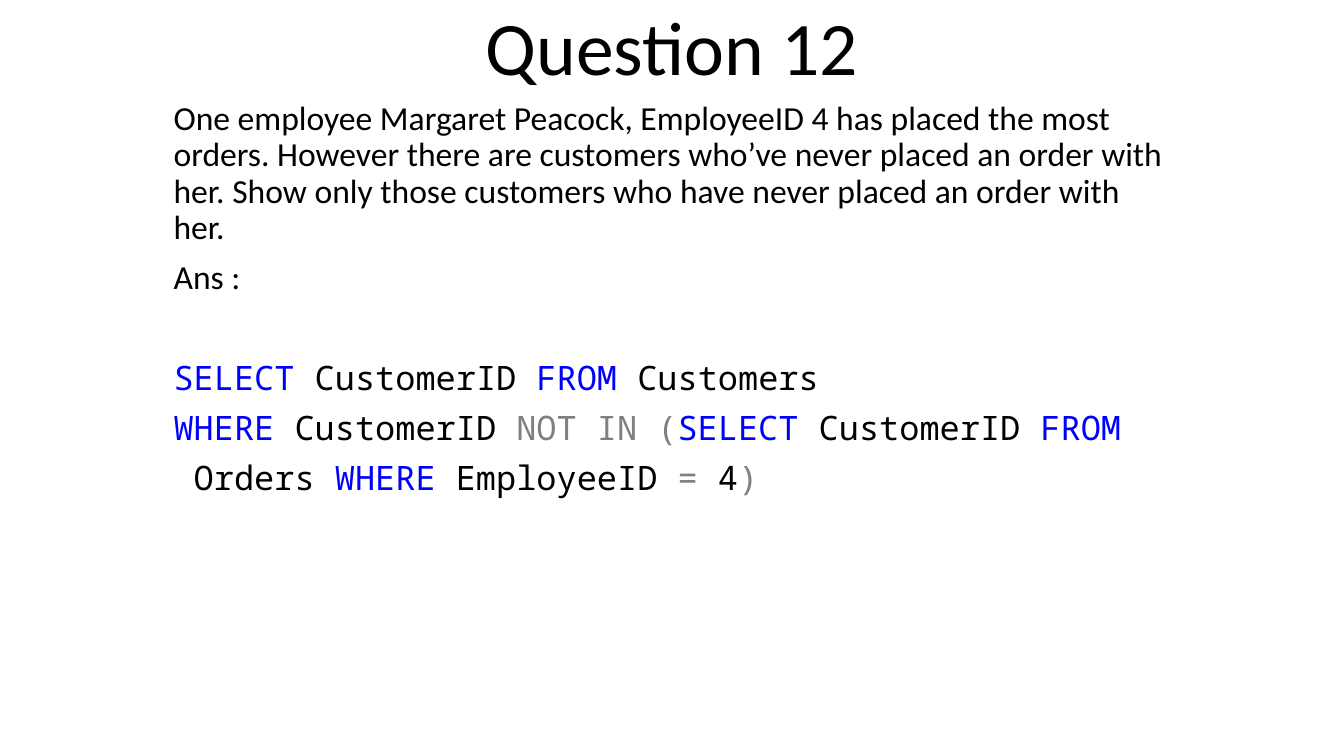
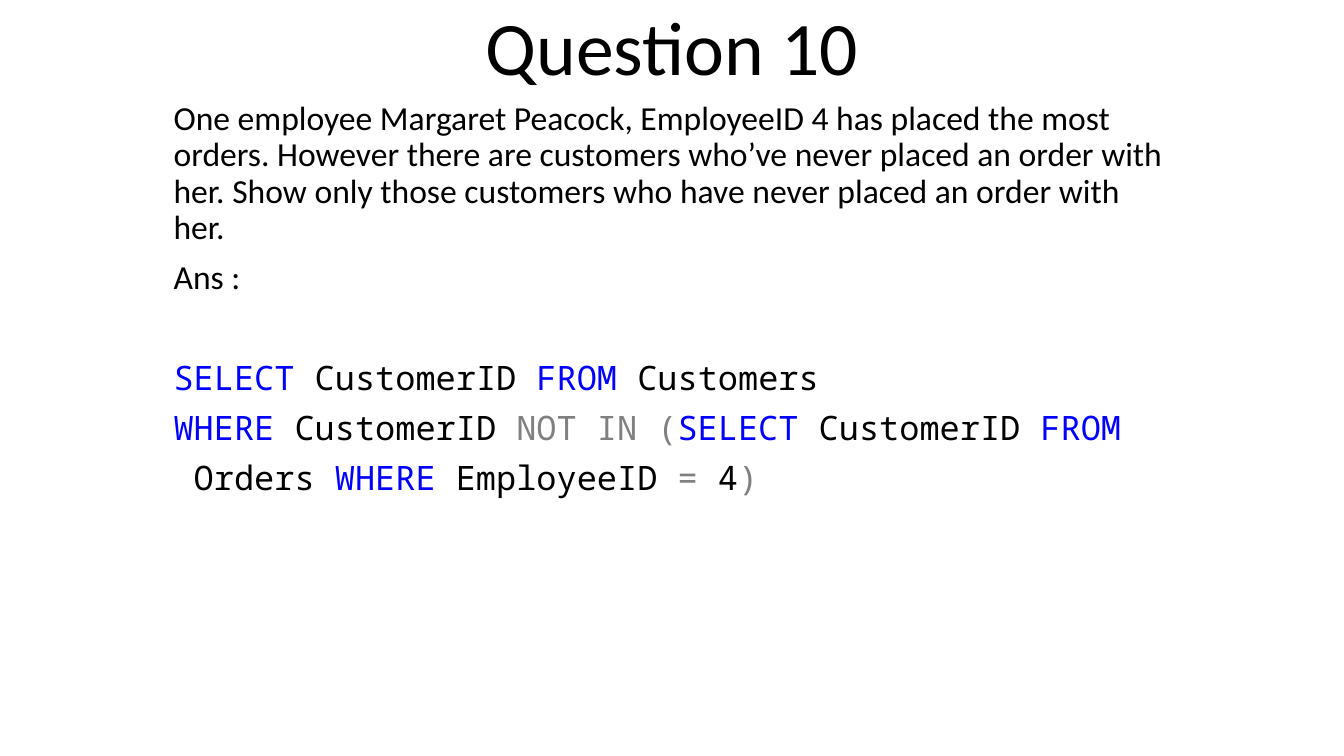
Before and after one commit to KaustubhSathe/sql-challenges, a slide deck: slide 10 of 3. Northwind Challenges/Intermediate-Problems.pptm (slide 12 before the commit). Drawn at 1344x756 pixels with LibreOffice and Linux fonts; fonts in the diff are those of the drawing. Boxes give left, top, right and bottom in pixels: in the first picture for what was removed or moved away, otherwise in the second. Text is boxed around its words. In the diff, an @@ line names an element or a change of style, - is before the commit and + after.

```diff
--- a/3. Northwind Challenges/Intermediate-Problems.pptm
+++ b/3. Northwind Challenges/Intermediate-Problems.pptm
@@ title at [486, 22, 858, 85]: text changed @@
-Question 12
+Question 10
```
Also in this commit, not shown: 2 other slides changed, 2 slides removed, 4 other files.
